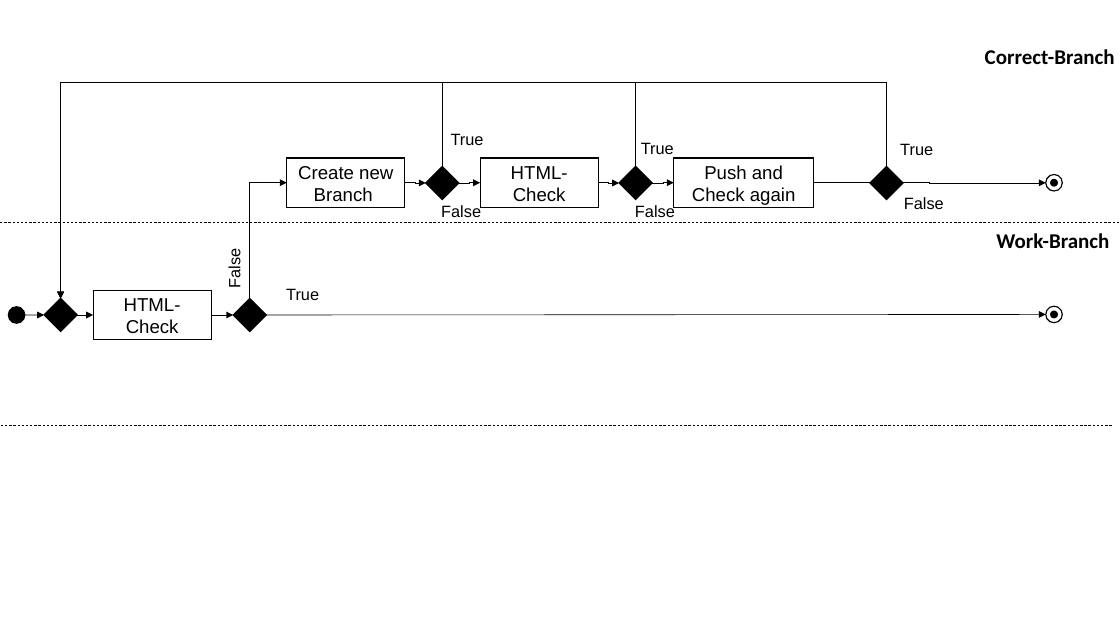
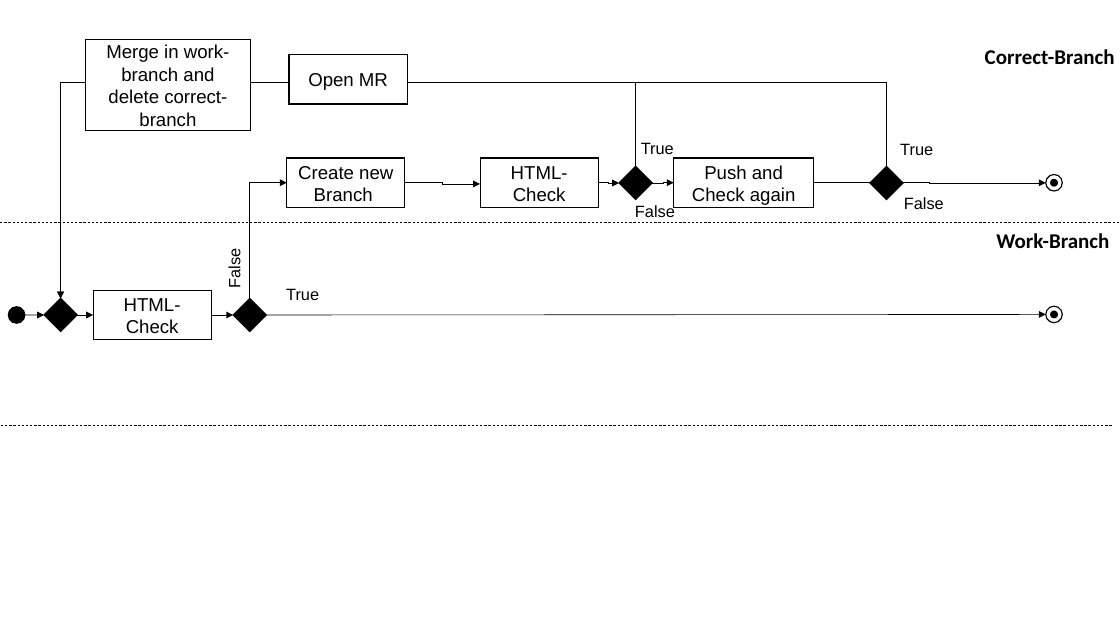
Before and after one commit to SvenHinrichs/GitLabCI, a slide deck: slide 2 of bin/04_Documentation/Powerpoint/PipelineProcess.pptx. Drawn at 1120x630 pixels with LibreOffice and Linux fonts; fonts in the diff are those of the drawing. Boxes give left, top, right and bottom in pixels: in the first picture for what was removed or moved away, otherwise in the second. Text is boxed around its words. In the diff, an @@ line names an element or a change of style, - is before the commit and + after.

```diff
--- a/bin/04_Documentation/Powerpoint/PipelineProcess.pptx
+++ b/bin/04_Documentation/Powerpoint/PipelineProcess.pptx
@@ rectangle added at (86,39,250,130), fill #FFFFFF, outline #000000 1 pt, 16 pt, text #000000 @@
+Merge in work-branch and delete correct-branch
@@ rectangle added at (289,55,408,104), fill #FFFFFF, outline #000000 1 pt, 16 pt, text #000000 @@
+Open MR
@@ elbow arrow removed from (443, 166) to (60, 298) @@
@@ text removed at (451,133,484,145) @@
-True
@@ diamond removed at (426,166,459,199) @@
@@ elbow arrow moved from (405, 183) - (426, 183) to (405, 183) - (481, 184) @@
@@ text removed at (441,203,481,217) @@
-False
@@ elbow arrow removed from (459, 183) to (481, 183) @@
```
Also in this commit, not shown: 13 other files.
